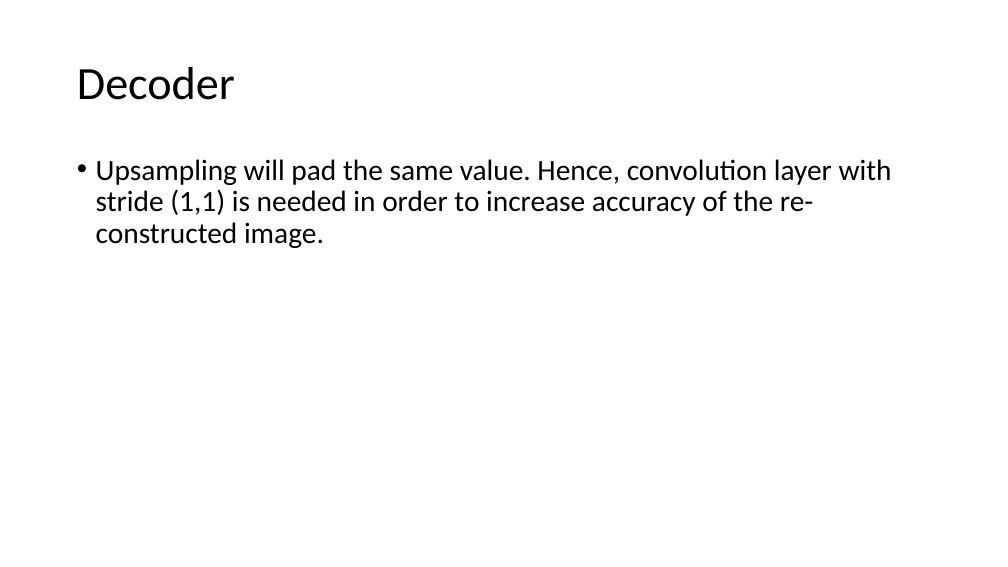
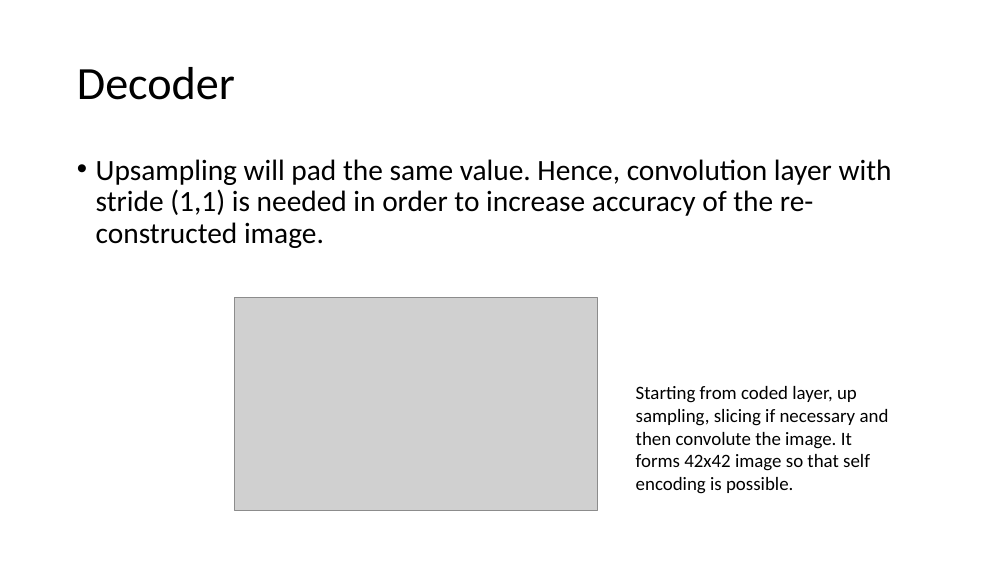
Before and after one commit to optimusium/psupr3, a slide deck: slide 6 of Autoencoder Classifier for Wafer resistance test map.pptx (slide 5 before the commit). Drawn at 1008x567 pixels with LibreOffice and Linux fonts; fonts in the diff are those of the drawing; grey boxes stand for pictures. Boxes give left, top, right and bottom in pixels: in the first picture for what was removed or moved away, otherwise in the second. Text is boxed around its words. In the diff, an @@ line names an element or a change of style, - is before the commit and + after.

```diff
--- a/Autoencoder Classifier for Wafer resistance test map.pptx
+++ b/Autoencoder Classifier for Wafer resistance test map.pptx
@@ picture added at [235,297,597,510] @@
@@ text added at [636,386,889,494], 18 pt, text #000000 @@
+Starting from coded layer, up sampling, slicing if necessary and then convolute the image. It forms 42x42 image so that self encoding is possible.
```
Also in this commit, not shown: 6 other slides changed, 9 slides added.
